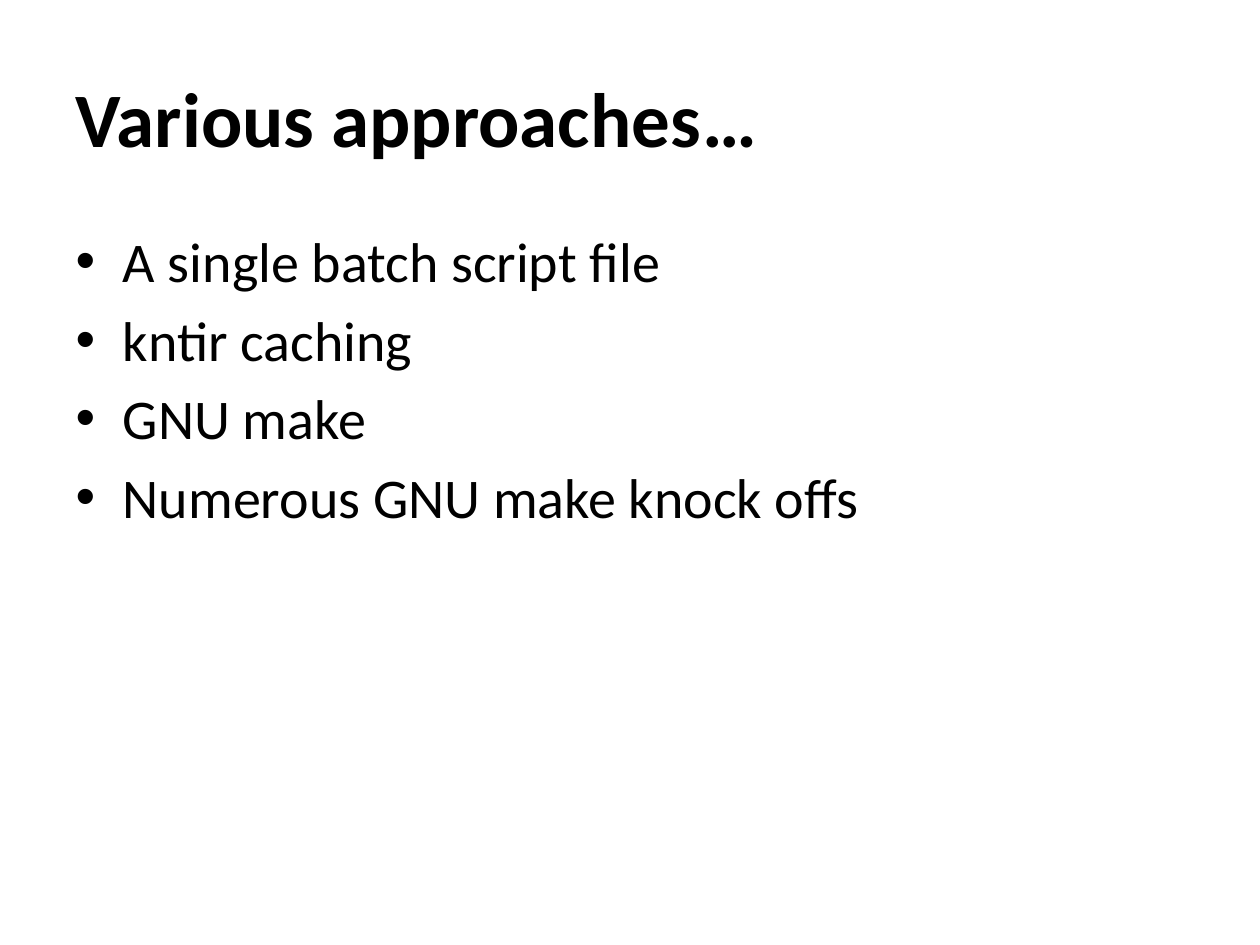
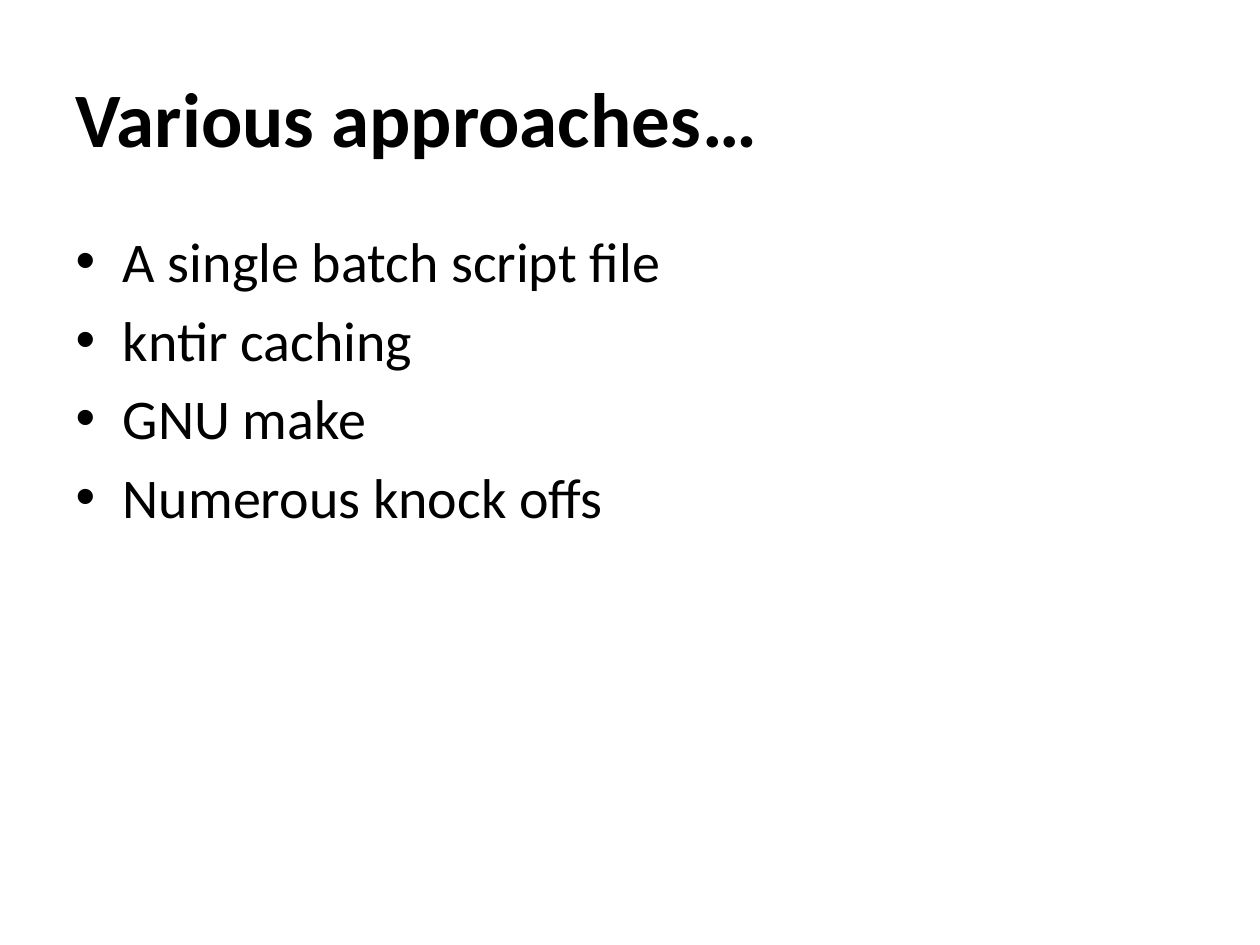
Before and after one commit to riffomonas/make_tutorial, a slide deck: slide 8 of talk.pptx. Drawn at 1260x945 pixels with LibreOffice and Linux fonts; fonts in the diff are those of the drawing. Boxes give left, top, right and bottom in pixels: in the first picture for what was removed or moved away, otherwise in the second. Text is boxed around its words. In the diff, an @@ line names an element or a change of style, - is before the commit and + after.

```diff
--- a/talk.pptx
+++ b/talk.pptx
@@ text at box(123, 479, 602, 519): text changed @@
-• Numerous GNU make knock offs
+• Numerous knock offs
```
Also in this commit, not shown: 2 other slides changed, 1 slide added.
